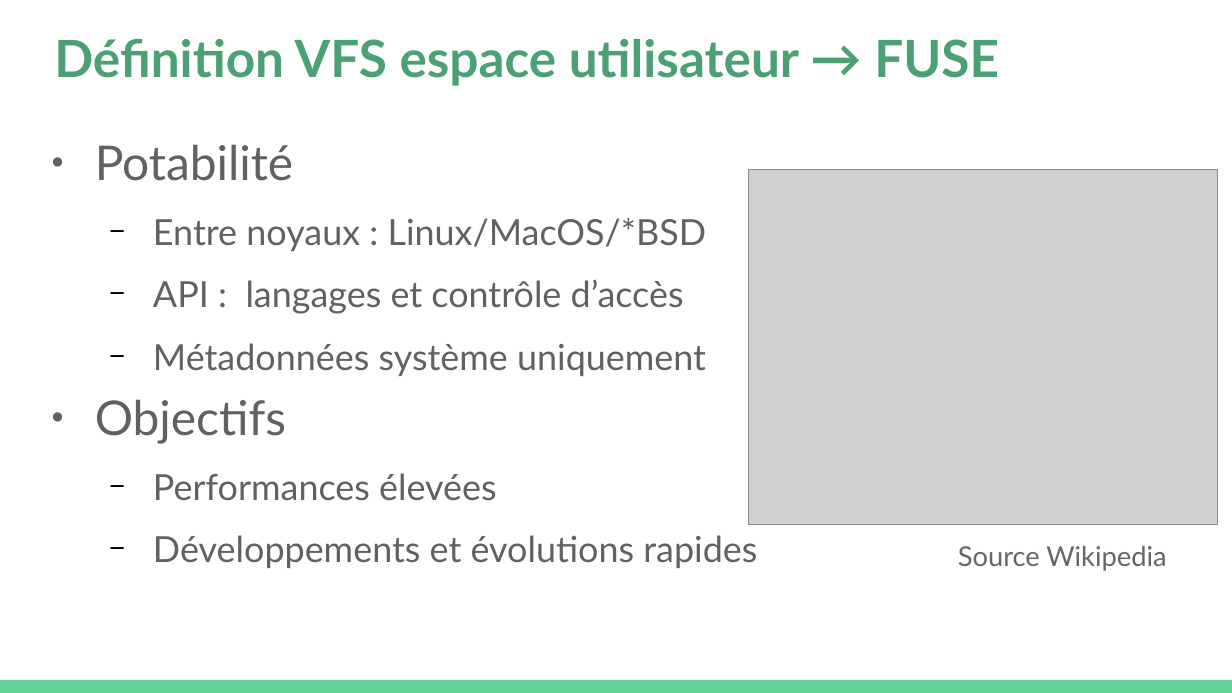
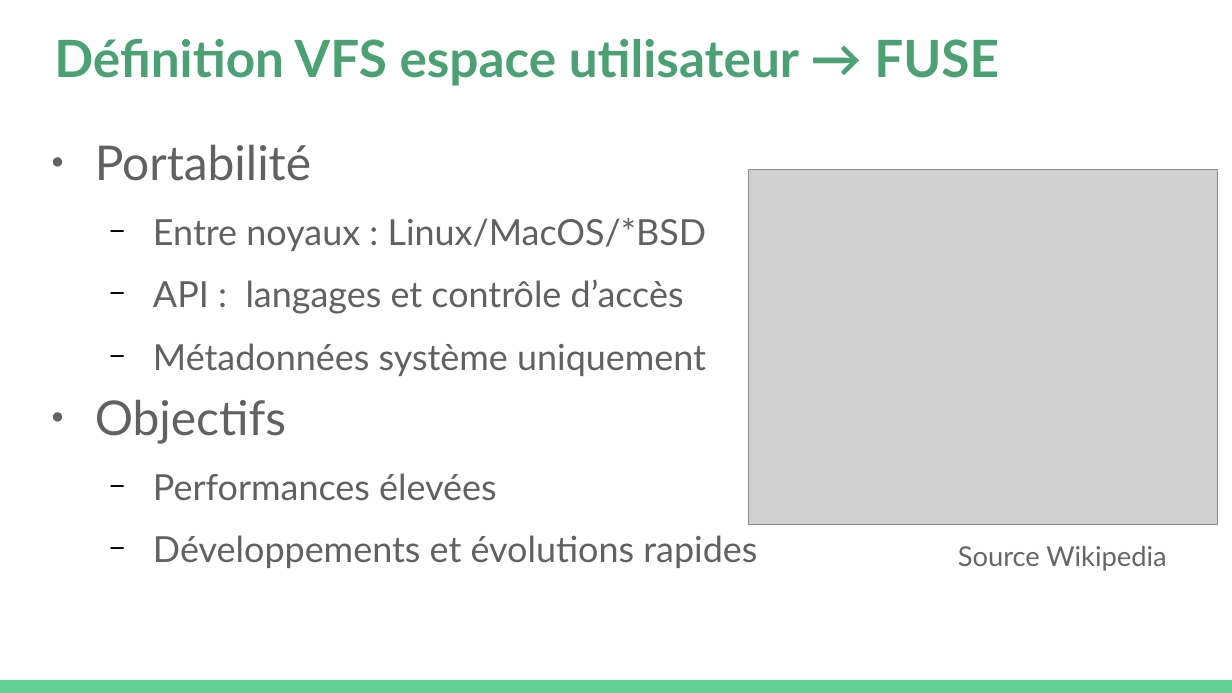
Before and after one commit to platu/inetdoc, a slide deck: slide 12 of presentations/asr-c2/c2-m1-asr.odp. Drawn at 1232x693 pixels with LibreOffice and Linux fonts; fonts in the diff are those of the drawing; grey boxes stand for pictures. Boxes give left, top, right and bottom in pixels: in the first picture for what was removed or moved away, otherwise in the second. Text is boxed around its words. In the diff, an @@ line names an element or a change of style, - is before the commit and + after.

Commit message:
Corrections
* Typo sur la présentation du cours 2 ASR
* Révision du tableau de présentation du scénario de TP iSCSI

```diff
--- a/presentations/asr-c2/c2-m1-asr.odp
+++ b/presentations/asr-c2/c2-m1-asr.odp
@@ text at [95, 144, 311, 181]: text changed @@
-● Potabilité
+● Portabilité
```
Also in this commit, not shown: 2 other files.
